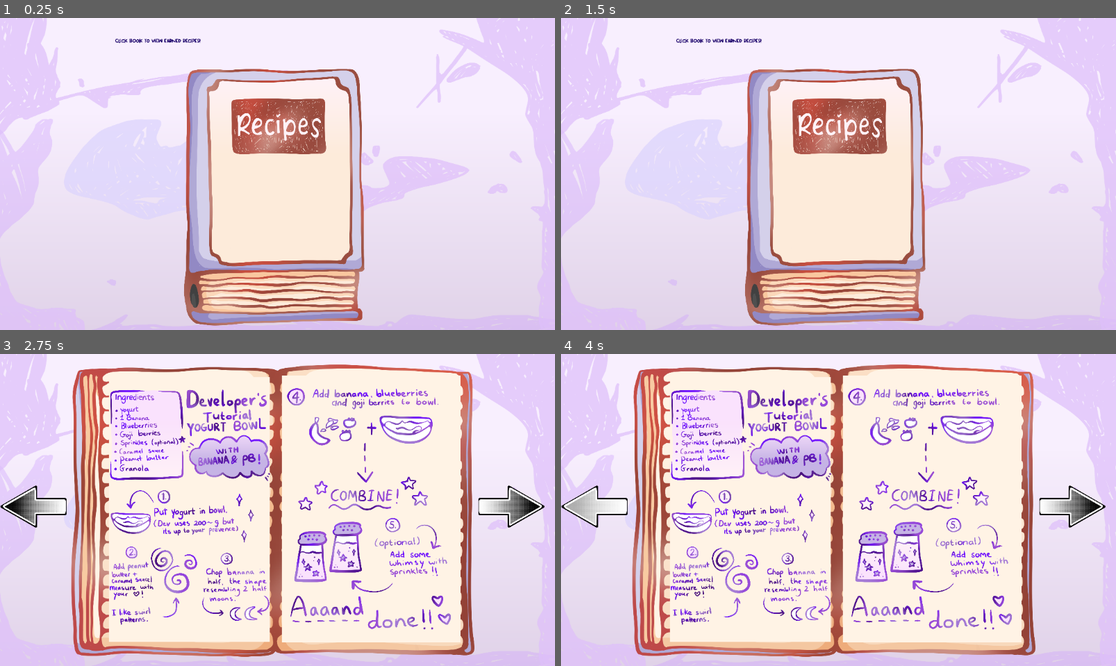
Above: before the commit, frames 1-4 (two rows, left to right).
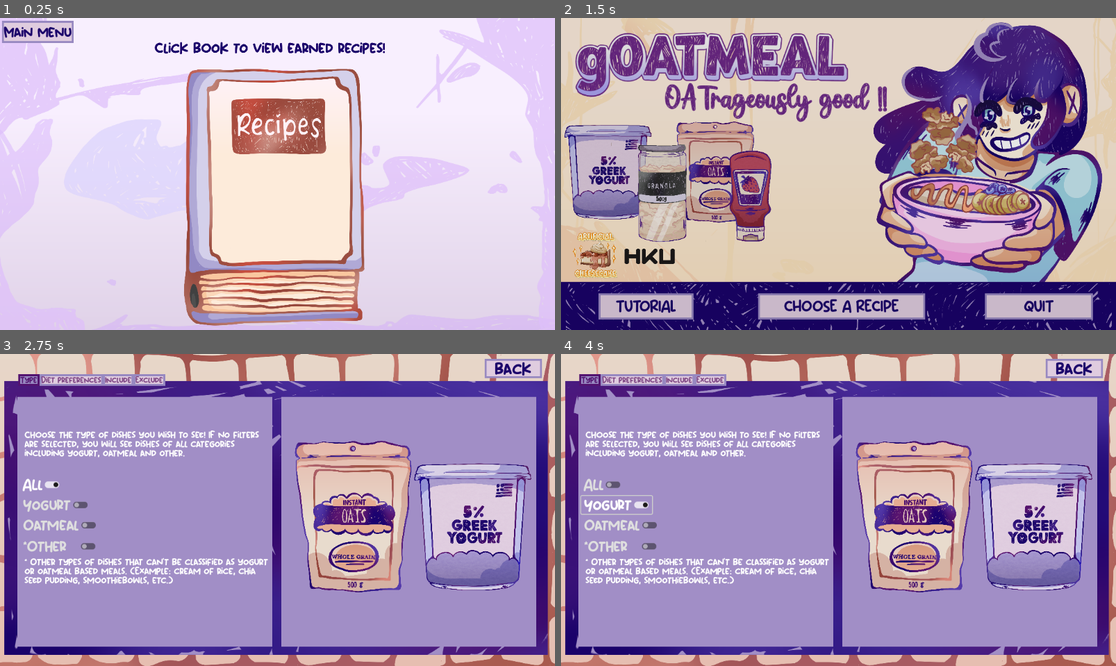
Above: after the commit, the same moments.

Repository: authenticBloodshed/gOATmeal
Game: Godot game, scene res://recipebook.tscn
Two runs of this game, one before a commit and one after it. Both use one fixed random seed, a clock stepped at 60 frames per second and the inputs below. This scene is started directly instead of the project's main scene.
Inputs (mouse positions are in pixels of both pictures, inside the frame that each line leads up to):
- Up to frame 1 (0.25 s): no input
- Up to frame 2 (1.5 s): click (599, 30) at 0.5 s, where only the run after the commit has a clickable "Main menu"; click (1071, 33) at 1.25 s, where only the run after the commit has a clickable "back"
- Up to frame 3 (2.75 s): click (283, 641) at 2 s, where only the run after the commit has a clickable "CHOOSE A RECIPE"
- Up to frame 4 (4 s): click (1071, 506) at 2.77 s; click (594, 506) at 3.52 s

The runs differ from the first frame. In frame 1, 1.9% of the frame differs, in the area x 0-70%, y 0-12%; in frame 2, 99%, in the area x 0-100%, y 0-100%; in frame 3, 97%; in frame 4, 97%.

Commit message:
added buttons

Diff:
--- a/PrepStation.tscn
+++ b/PrepStation.tscn
@@ -20,6 +20,10 @@
 [ext_resource type="PackedScene" uid="uid://c1x2ef7pg7oab" path="res://GranolaBox.tscn" id="16_qnom6"]
 [ext_resource type="PackedScene" uid="uid://b68a3agl827bl" path="res://saus.tscn" id="17_3tge8"]
 [ext_resource type="PackedScene" uid="uid://cymwnfrhohpeu" path="res://NewNotebook.tscn" id="17_u1xj1"]
+[ext_resource type="FontFile" uid="uid://dxi8dt74itawk" path="res://Mabook.otf" id="21_jaaq2"]
+[ext_resource type="StyleBox" uid="uid://jw0gfxu6rigt" path="res://unpressed.tres" id="22_t3olf"]
+[ext_resource type="StyleBox" uid="uid://bsu75uac0drfx" path="res://hover.tres" id="23_x58nf"]
+[ext_resource type="StyleBox" uid="uid://b60ce0wlbf15n" path="res://pressed.tres" id="24_hbg40"]
 
 [sub_resource type="CircleShape2D" id="CircleShape2D_uy8f1"]
 radius = 160.028
@@ -168,6 +172,21 @@
 flip_h = true
 metadata/_edit_use_anchors_ = true
 
+[node name="Button" type="Button" parent="."]
+offset_left = 533.0
+offset_top = 23.0
+offset_right = 722.0
+offset_bottom = 81.0
+theme_override_colors/font_color = Color(0.101961, 0.00784314, 0.415686, 1)
+theme_override_colors/font_pressed_color = Color(0.101961, 0.00784314, 0.415686, 1)
+theme_override_colors/font_hover_color = Color(0.101961, 0.00784314, 0.415686, 1)
+theme_override_fonts/font = ExtResource("21_jaaq2")
+theme_override_font_sizes/font_size = 37
+theme_override_styles/normal = ExtResource("22_t3olf")
+theme_override_styles/hover = ExtResource("23_x58nf")
+theme_override_styles/pressed = ExtResource("24_hbg40")
+text = "✮ Done! ✮"
+
 [connection signal="area_entered" from="PrepStation/FinalAssets/Area2D" to="PrepStation" method="_on_area_2d_area_entered"]
 [connection signal="body_entered" from="PrepStation/FinalAssets/Area2D" to="PrepStation" method="_on_area_2d_body_entered"]
 [connection signal="pressed" from="PrepStation/NextBowlButton" to="PrepStation" method="_on_next_bowl_button_pressed"]
--- a/recipebook.gd
+++ b/recipebook.gd
@@ -39,3 +39,7 @@
 		else:
 			bookOpen.hide()
 			bookClosed.show()
+
+
+func _on_button_pressed():
+	get_tree().change_scene_to_file("res://MainMenu.tscn")
--- a/recipebook.tscn
+++ b/recipebook.tscn
@@ -10,6 +10,10 @@
 [ext_resource type="Texture2D" uid="uid://dbynhogc1sr6y" path="res://ArrowUnselected.png" id="7_4xro2"]
 [ext_resource type="Texture2D" uid="uid://bu3bijha23vjn" path="res://ArrowClick.png" id="8_47n3o"]
 [ext_resource type="Texture2D" uid="uid://dgy2dputb4r37" path="res://ArrowHover.png" id="9_43xi6"]
+[ext_resource type="FontFile" uid="uid://dxi8dt74itawk" path="res://Mabook.otf" id="11_i2j55"]
+[ext_resource type="StyleBox" uid="uid://jw0gfxu6rigt" path="res://unpressed.tres" id="12_umetm"]
+[ext_resource type="StyleBox" uid="uid://bsu75uac0drfx" path="res://hover.tres" id="13_y6154"]
+[ext_resource type="StyleBox" uid="uid://b60ce0wlbf15n" path="res://pressed.tres" id="14_t0atd"]
 
 [sub_resource type="RectangleShape2D" id="RectangleShape2D_tnef0"]
 size = Vector2(1328.33, 1936.21)
@@ -40,13 +44,13 @@
 shape = SubResource("RectangleShape2D_tnef0")
 
 [node name="RichTextLabel" type="RichTextLabel" parent="Bookclosed"]
-offset_left = -1223.26
-offset_top = -1234.52
-offset_right = -546.265
-offset_bottom = -1194.52
+offset_left = -915.572
+offset_top = -1212.01
+offset_right = 907.428
+offset_bottom = -1024.01
 theme = ExtResource("6_ufb1r")
 theme_override_colors/default_color = Color(0.101961, 0.00784314, 0.415686, 1)
-theme_override_font_sizes/normal_font_size = 41
+theme_override_font_sizes/normal_font_size = 111
 text = "Click book to view earned recipes!"
 
 [node name="Book" type="Area2D" parent="."]
@@ -110,5 +114,21 @@
 position = Vector2(9.6499, -20.5067)
 shape = SubResource("RectangleShape2D_is41p")
 
+[node name="Button" type="Button" parent="."]
+offset_left = 4.0
+offset_top = 6.0
+offset_right = 153.0
+offset_bottom = 52.0
+theme_override_colors/font_color = Color(0.101961, 0.00784314, 0.415686, 1)
+theme_override_colors/font_pressed_color = Color(0.101961, 0.00784314, 0.415686, 1)
+theme_override_colors/font_hover_color = Color(0.101961, 0.00784314, 0.415686, 1)
+theme_override_fonts/font = ExtResource("11_i2j55")
+theme_override_font_sizes/font_size = 28
+theme_override_styles/normal = ExtResource("12_umetm")
+theme_override_styles/hover = ExtResource("13_y6154")
+theme_override_styles/pressed = ExtResource("14_t0atd")
+text = "Main menu"
+
 [connection signal="input_event" from="Bookclosed" to="." method="_on_bookclosed_input_event"]
 [connection signal="input_event" from="Book" to="." method="_on_book_input_event"]
+[connection signal="pressed" from="Button" to="." method="_on_button_pressed"]
Not shown: 1 places in PrepStation.tscn that only renumber resources
Not shown: 1 places in recipebook.tscn that only renumber resources
